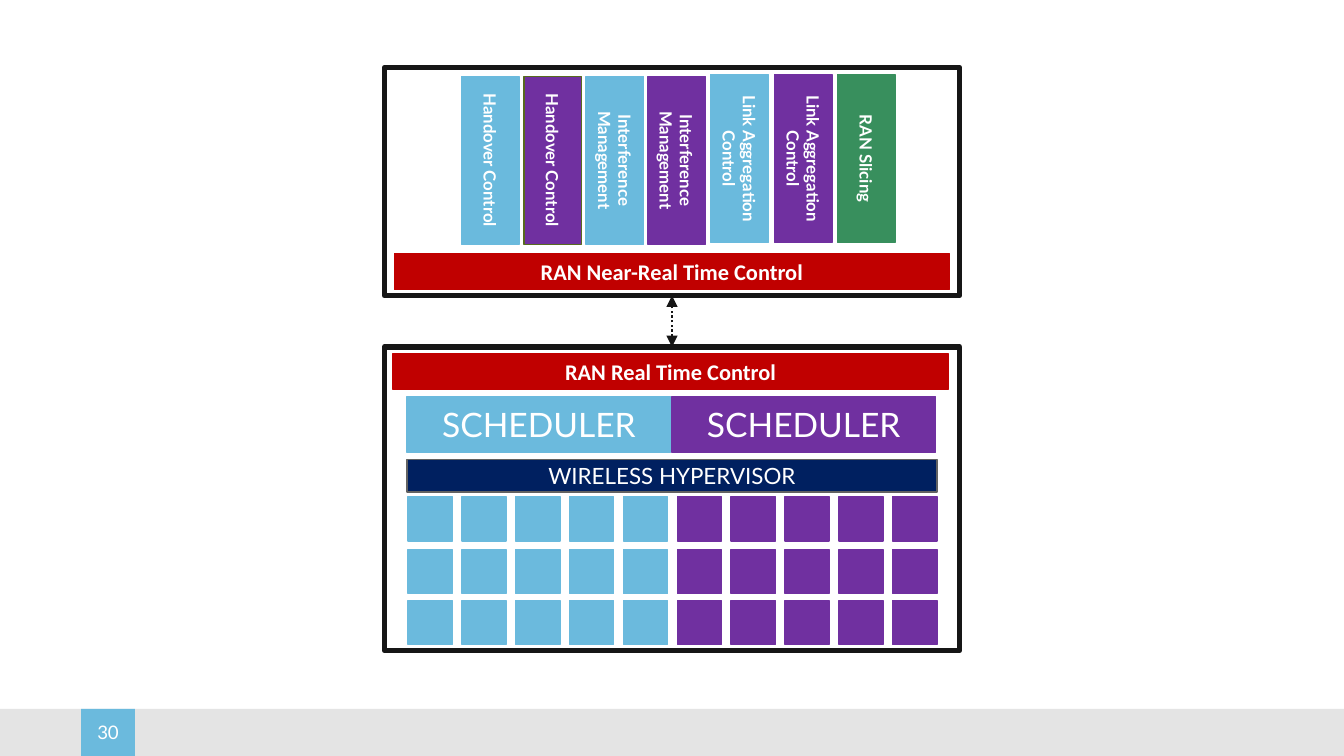
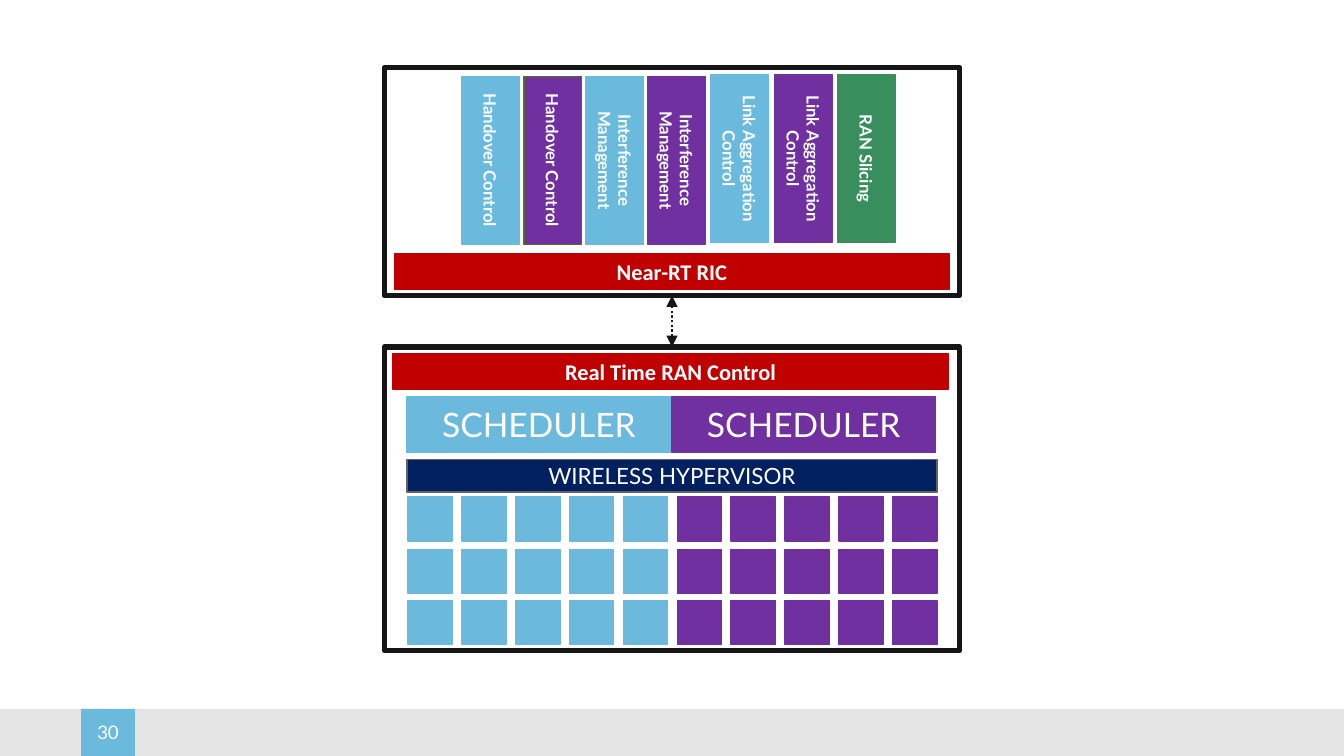
Before and after one commit to SystemsApproach/5G, a slide deck: slide 30 of figures.pptx. Drawn at 1344x756 pixels with LibreOffice and Linux fonts; fonts in the diff are those of the drawing; background and template pictures are left out. Boxes give left, top, right and bottom in pixels: in the first picture for what was removed or moved away, otherwise in the second. Text is boxed around its words. In the diff, an @@ line names an element or a change of style, - is before the commit and + after.

```diff
--- a/figures.pptx
+++ b/figures.pptx
@@ text in rectangle at box(617, 265, 727, 280): text changed @@
-RAN Near-Real Time Control
+Near-RT RIC
@@ text in rectangle at box(565, 364, 776, 380): text changed @@
-RAN Real Time Control
+Real Time RAN Control
```
Also in this commit, not shown: 7 other slides changed, 1 slide added, 9 other files.
